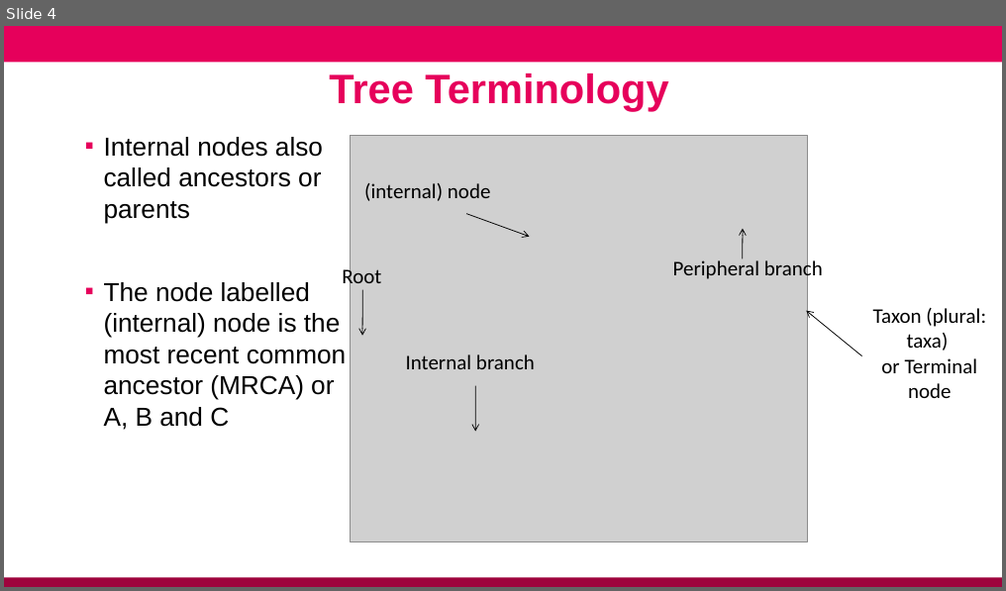
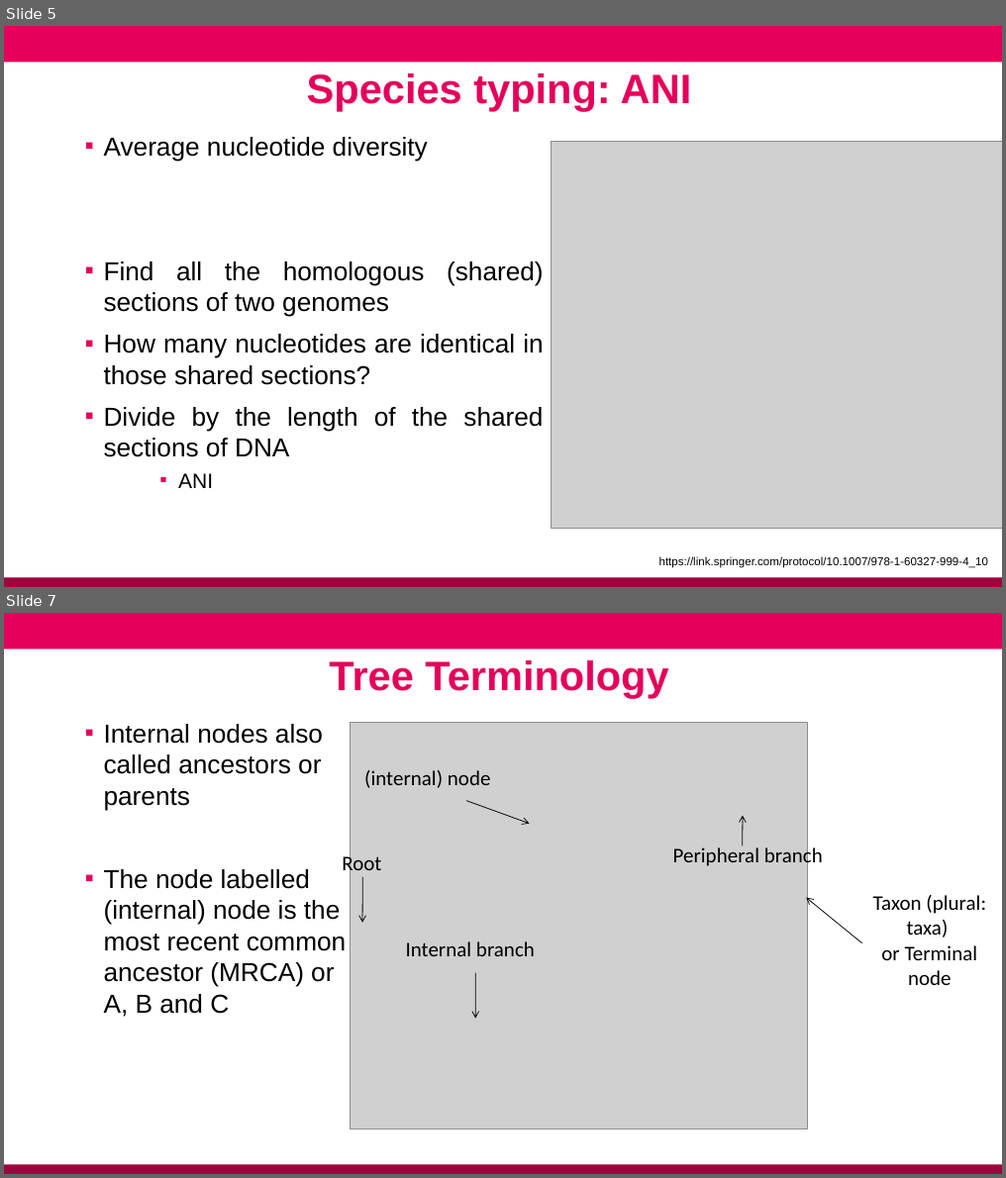
Before and after one commit to conmeehan/conmeehan.github.io, a slide deck: PathogenDataCourse/SlideSets/StrainTypingAndGenEpi.pptx. Shown one above the other, each under a label of ours: slide 4 before the commit, slides 5 and 7 after it; the slides between them are not shown. The pictures are 1006x591 and 1006x1178 pixels, drawn with LibreOffice and Linux fonts; fonts in the diff are those of the drawing; grey boxes stand for pictures; background and template pictures are left out. Boxes give left, top, right and bottom in pixels: in the first picture for what was removed or moved away, otherwise in the second. Text is boxed around its words. In the diff, an @@ line names an element or a change of style, - is before the commit and + after.

```diff
--- a/PathogenDataCourse/SlideSets/StrainTypingAndGenEpi.pptx
+++ b/PathogenDataCourse/SlideSets/StrainTypingAndGenEpi.pptx
@@ slide 5 added at box(4, 26, 1002, 587), background #FFFFFF; not listed: 2 template elements that a slide beside it also shows @@
@@ text added at box(307, 74, 692, 111), 39.6 pt, text #E5005B, bold @@
+Species typing: ANI
@@ text added at box(104, 137, 544, 488), 25 pt, text #000000 @@
+▪ Average nucleotide diversity
+▪ Find all the homologous (shared) sections of two genomes
+▪ How many nucleotides are identical in those shared sections?
+▪ Divide by the length of the shared sections of DNA
+    ▪ ANI
@@ picture added at box(551, 141, 1002, 528) @@
@@ text added at box(659, 557, 988, 569), 11 pt, text #000000 @@
+https://link.springer.com/protocol/10.1007/978-1-60327-999-4_10
@@ what was slide 4 is now slide 7 @@
```
Also in this commit, not shown: 2 slides changed, 2 other slides added, 1 other file.
